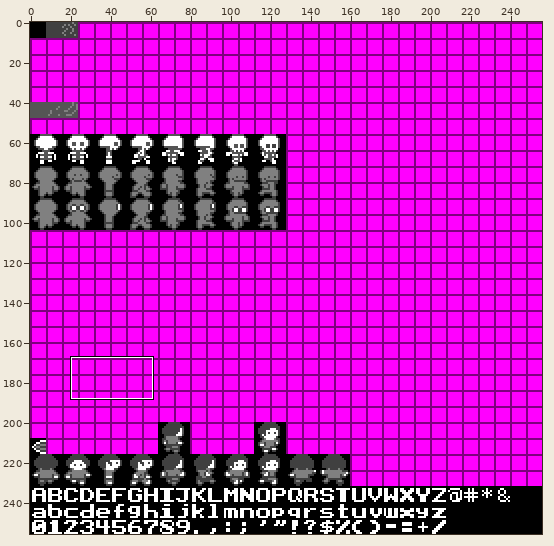
Sprite sheet -- res/sprite_sheet.png. Above: a wide view before the commit, with the close-up outlined.
Close-up. First the earlier version:
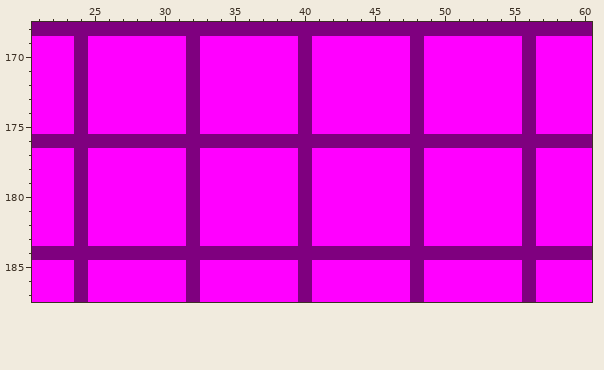
The file is 256x256 pixels. Colours within 5 levels of each other are drawn and written as one. Shown: x 21..60, y 168..187. The commit also changed other parts of the picture, which this record leaves out.
Once edited:
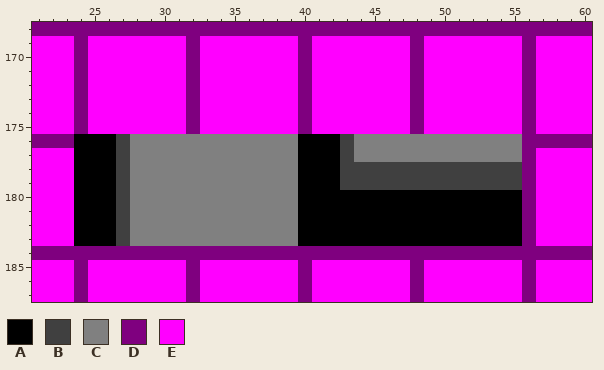
Palette (. is transparent): A #000000  B #404040  C #808080  D #7f007f  E #ff00ff
Changes in this commit:
Colour D gives way to colour A in row 176 at x 24 to 26 and 40 to 42; in rows 177 to 179 at x 24 and 40; in rows 180 to 183 at x 24, 40 and 48.
Colour E gives way to colour A in rows 177 to 179 at x 25 to 26 and 41 to 42; in rows 180 to 183 at x 25 to 26, 41 to 47 and 49 to 55.
Colour D gives way to colour B in row 176 at x 27 and 43; in rows 178 to 179 at x 48.
Colour E gives way to colour B in row 177 at x 27 and 43; in rows 178 to 179 at x 27, 43 to 47 and 49 to 55; in rows 180 to 183 at x 27.
Colour D gives way to colour C in row 176 at x 28 to 39 and 44 to 55; in row 177 at x 32 and 48; in rows 178 to 183 at x 32.
Colour E gives way to colour C in row 177 at x 28 to 31, 33 to 39, 44 to 47 and 49 to 55; in rows 178 to 183 at x 28 to 31 and 33 to 39.
Changed places in both close-ups, as pixel boxes (x1, y1, x2, y2):
changed: (74, 134, 522, 246)
